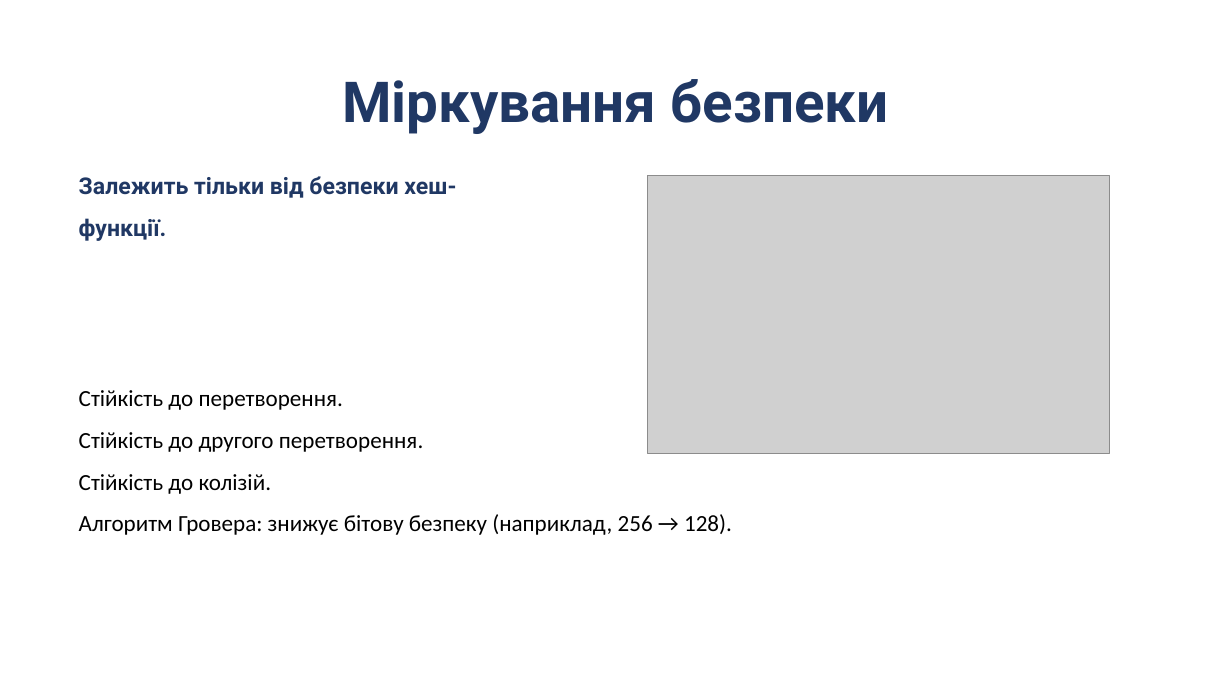
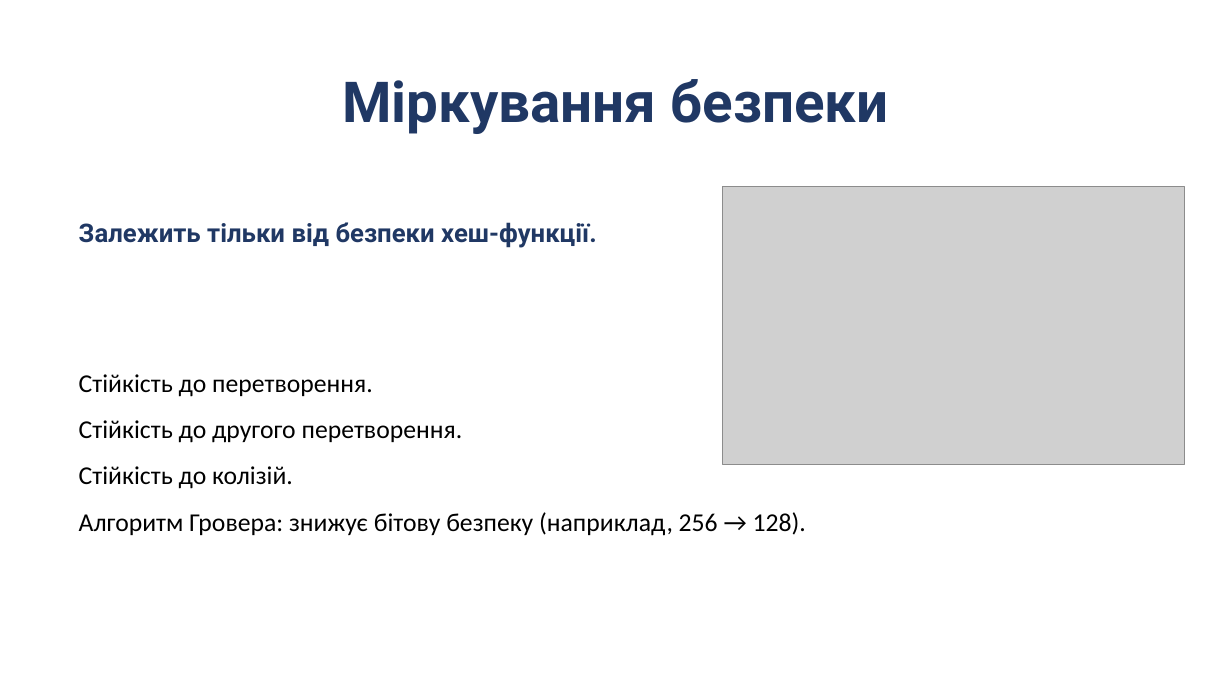
Before and after one commit to Andriykooo/ifntung-studies, a slide deck: slide 19 of Year 1/Постквантова криптографія/UA/2026/PPT/Презентація_7.pptx. Drawn at 1232x693 pixels with LibreOffice and Linux fonts; fonts in the diff are those of the drawing; grey boxes stand for pictures. Boxes give left, top, right and bottom in pixels: in the first picture for what was removed or moved away, otherwise in the second. Text is boxed around its words. In the diff, an @@ line names an element or a change of style, - is before the commit and + after.

Commit message:
feat(post-quantum-cryptography): increase font for 7th presentation

```diff
--- a/Year 1/Постквантова криптографія/UA/2026/PPT/Презентація_7.pptx
+++ b/Year 1/Постквантова криптографія/UA/2026/PPT/Презентація_7.pptx
@@ text "Залежить тільки від безпеки хеш-функції." at <box>79,222,597,248</box>: size 18 to 20 pt @@
@@ picture: place and size @@
-picture at <box>648,176,1110,453</box>
+picture at <box>723,187,1185,464</box>
@@ text "Стійкість до перетворення.": place and size @@
-text "Стійкість до перетворення." at <box>79,390,732,535</box>
+text "Стійкість до перетворення." at <box>79,374,806,536</box>
@@ text "Стійкість до перетворення." at <box>79,374,806,536</box>: size 18 to 20 pt @@
```
Also in this commit, not shown: 24 other slides changed.
